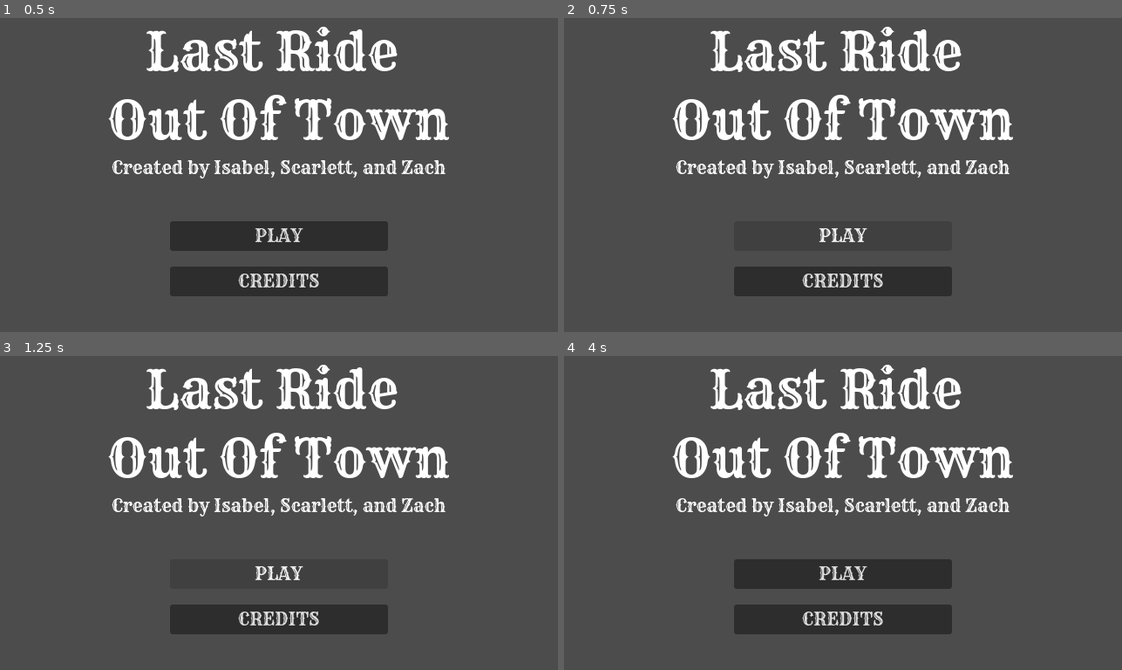
Above: before the commit, frames 1-4 (two rows, left to right).
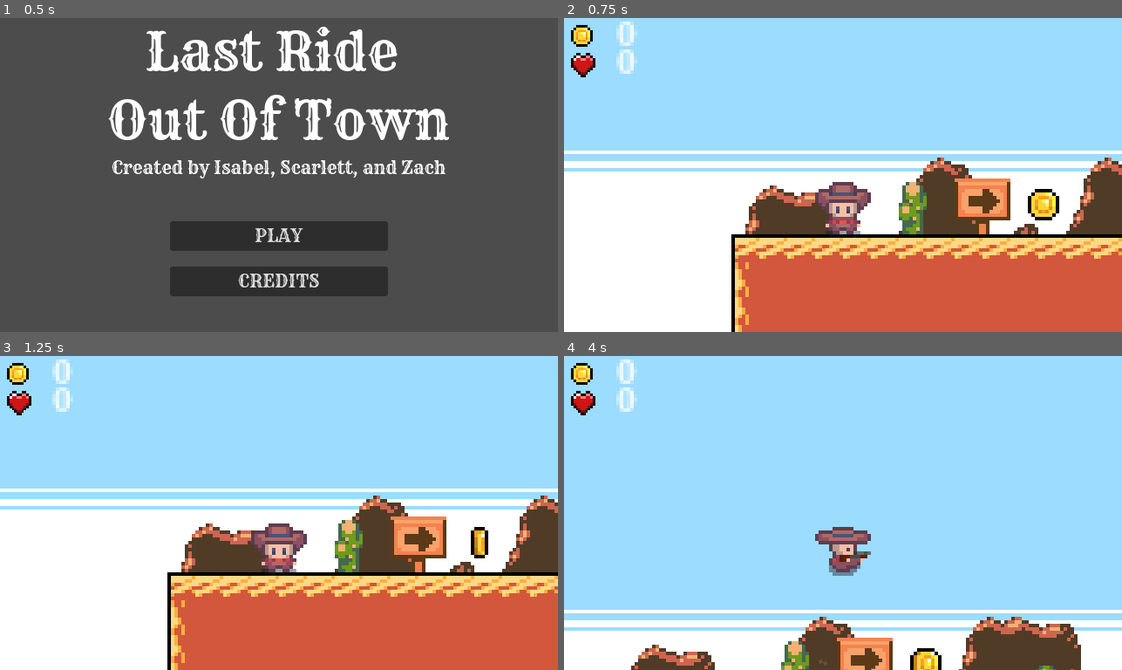
Above: after the commit, the same moments.

Repository: iltusing/hoohacks26
Game: Godot game, scene res://scenes/title.tscn
Two runs of this game, one before a commit and one after it. Both use one fixed random seed, a clock stepped at 60 frames per second and the inputs below. Sound files missing from this copy of the repository are replaced by a short silence.
Inputs (mouse positions are in pixels of both pictures, inside the frame that each line leads up to):
- Up to frame 1 (0.5 s): no input
- Up to frame 2 (0.75 s): click "PLAY" at 0.5 s
- Up to frame 3 (1.25 s): no input
- Up to frame 4 (4 s): click (843, 572) at 1.25 s, where only the run before the commit has a clickable "PLAY"; click (843, 619) at 2 s, where only the run before the commit has a clickable "CREDITS"; click (843, 481) at 2.75 s, where only the run before the commit has a clickable "BACK"; hold D (move_right) from 3.53 s (still down); tap Space (shoot) at 3.6 s; tap W (jump) at 3.77 s

Frame 1 is identical in both runs. In frame 2, 99% of the frame differs, in the area x 0-100%, y 0-100%; in frame 3, 99%; in frame 4, 100%.

Commit message:
re added coin to scene

Diff:
--- a/wild-west-game/scenes/main.tscn
+++ b/wild-west-game/scenes/main.tscn
@@ -7,10 +7,10 @@
 [ext_resource type="Texture2D" uid="uid://cnwehkkqvu1jr" path="res://assets/Yeehaw/yeehaw_parallax_layerB_standard.png" id="5_85g3d"]
 [ext_resource type="PackedScene" uid="uid://cf7qgxcbo78ue" path="res://scenes/player.tscn" id="6_tefeu"]
 [ext_resource type="PackedScene" uid="uid://dd2policsuw1n" path="res://scenes/killzone.tscn" id="7_o6xl0"]
-[ext_resource type="PackedScene" uid="uid://da48gb4eftwwc" path="res://scenes/coin.tscn" id="8_tipki"]
 [ext_resource type="FontFile" uid="uid://b0ttca7j2s5x0" path="res://assets/Fonts/rye.ttf" id="8_85g3d"]
 [ext_resource type="Texture2D" uid="uid://xaiy0glusy4q" path="res://assets/coin.png" id="8_tipki"]
 [ext_resource type="Texture2D" uid="uid://6vu80upjw4sy" path="res://assets/heart.png" id="9_choun"]
+[ext_resource type="PackedScene" uid="uid://da48gb4eftwwc" path="res://scenes/coin.tscn" id="11_ya4ey"]
 
 [sub_resource type="TileSetAtlasSource" id="TileSetAtlasSource_74lek"]
 texture = ExtResource("1_tbgi4")
@@ -2659,5 +2659,5 @@
 scale = Vector2(5.1482034, -0.96625984)
 shape = SubResource("RectangleShape2D_tipki")
 
-[node name="Coin" parent="." unique_id=1674890837 instance=ExtResource("8_tipki")]
-position = Vector2(60, -11)
+[node name="Coin" parent="." unique_id=1674890837 instance=ExtResource("11_ya4ey")]
+position = Vector2(58, -8)
